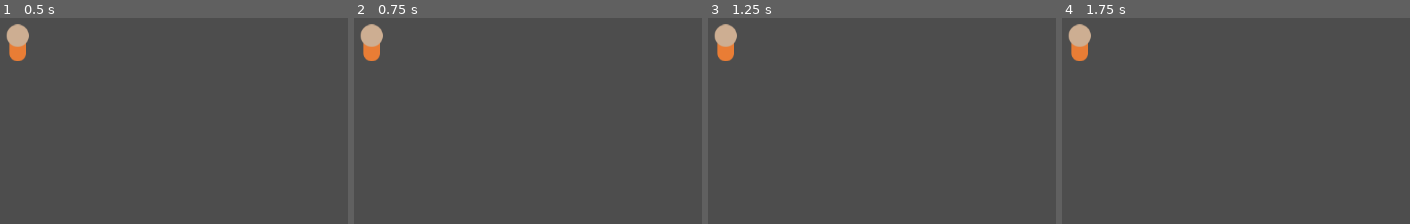
Above: before the commit, frames 1-4 (left to right).
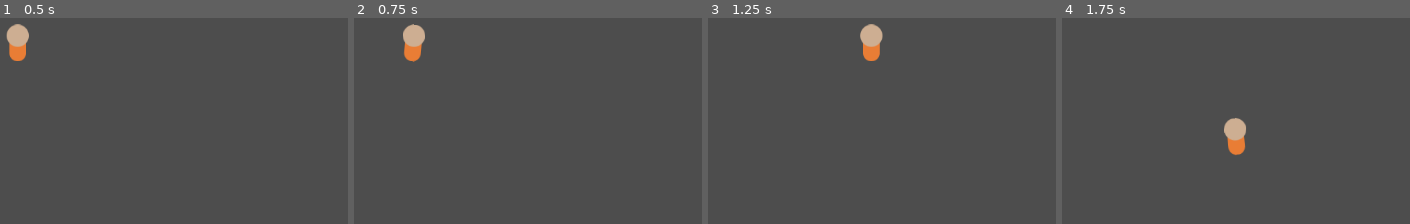
Above: after the commit, the same moments.

Repository: illogicalapple/archipelinaut-3
Game: Godot game, scene res://mods/core_player/res/objects/player.tscn
The game is run twice, just before and just after one commit, with the same random seed, the same clock (stepped at 60 frames per second) and the same inputs. The project has no main scene, so this scene is started directly.
Inputs:
- Up to frame 1 (0.5 s): no input
- Up to frame 2 (0.75 s): tap Enter at 0.5 s; hold D (move_right, bound only after the commit) from 0.53 s (still down)
- Up to frame 3 (1.25 s): keep holding D (move_right, bound only after the commit)
- Up to frame 4 (1.75 s): release D (move_right, bound only after the commit) at 1.28 s; hold S (move_down, bound only after the commit) from 1.28 s (still down)

Frame 1 is identical in both runs. In frame 2, 1.8% of the frame differs, in the area x 1-21%, y 2-22%; in frame 3, 1.8%; in frame 4, 1.8%.
Error before the commit: Invalid assignment of property or key 'core_vfx:movement' with value of type 'Node' on a base object of type 'Dictionary[StringName, Utility]'. (res://scripts/…

Commit message:
finish up mods

Diff:
--- a/mods/core_player/res/objects/player.gd
+++ b/mods/core_player/res/objects/player.gd
@@ -1,8 +1,15 @@
 extends CharacterBody2D
 
-@onready var utils = UtilLoader.new([&"core_vfx:movement"], $Sprite2D).utils
+@export var SPEED = 300.0
+@onready var utils = UtilLoader.new([&"core_vfx:movement"], self).utils
 
 var movement_anim
 
 func _ready() -> void:
 	movement_anim = utils[&"core_vfx:movement"]
+
+func _process(delta: float) -> void:
+	var direction = Input.get_vector("move_left", "move_right", "move_up", "move_down").normalized()
+	velocity = direction * SPEED
+	movement_anim.is_moving = velocity != Vector2.ZERO
+	move_and_slide()
--- a/mods/core_player/res/objects/player.tscn
+++ b/mods/core_player/res/objects/player.tscn
@@ -6,6 +6,6 @@
 [node name="Player" type="CharacterBody2D"]
 script = ExtResource("1_ne8d8")
 
-[node name="Sprite2D" type="Sprite2D" parent="."]
+[node name="Sprite" type="Sprite2D" parent="."]
 position = Vector2(275, 101)
 texture = ExtResource("1_b0coh")
--- a/mods/core_vfx/utils/movement.gd
+++ b/mods/core_vfx/utils/movement.gd
@@ -5,6 +5,8 @@
 	set(new_speed_scale):
 		speed_scale = new_speed_scale
 		_movement_tween.set_speed_scale(speed_scale)
+
+@export var waddle_intensity: float = 5
 
 ## Change this value to toggle waddling animation.
 var is_moving: bool = false: set = set_moving
@@ -15,10 +17,11 @@
 		.set_speed_scale(speed_scale) \
 		.set_ease(Tween.EASE_IN_OUT) \
 		.set_trans(Tween.TRANS_CUBIC) \
-		.set_loops() \
-		.tween_property((_target as Node2D), "rotation_degrees", 10, 0.2) \
-		.tween_property((_target as Node2D), "rotation_degrees", -10, 0.2)
-#	_movement_tween.pause()
+		.set_loops()
+
+	_movement_tween.tween_property(_target.get_node("Sprite"), "rotation_degrees", waddle_intensity, 0.2)
+	_movement_tween.tween_property(_target.get_node("Sprite"), "rotation_degrees", - waddle_intensity, 0.2)
+	_movement_tween.pause()
 
 func set_moving(new_moving: bool = true) -> void:
 	if is_moving == new_moving: return
@@ -26,11 +29,13 @@
 
 	if not _movement_tween: return
 	if is_moving:
-		return _movement_tween.start()
+		_movement_tween.play()
+		return
+
 	# else:
 	_movement_tween.pause()
 	var reset_tw = get_tree().create_tween() \
 		.set_speed_scale(speed_scale) \
 		.set_ease(Tween.EASE_IN_OUT) \
-		.set_trans(Tween.TRANS_CUBIC) \
-		.tween_property((_target as Node2D), "rotation_degrees", 0, 0.2)
+		.set_trans(Tween.TRANS_CUBIC)
+	reset_tw.tween_property((_target as Node2D), "rotation_degrees", 0, 0.2)
--- a/project.godot
+++ b/project.godot
@@ -13,3 +13,26 @@
 config/name="archipelinaut 3"
 config/features=PackedStringArray("4.4")
 config/icon="res://icon.png"
+
+[input]
+
+move_up={
+"deadzone": 0.5,
+"events": [Object(InputEventKey,"resource_local_to_scene":false,"resource_name":"","device":-1,"window_id":0,"alt_pressed":false,"shift_pressed":false,"ctrl_pressed":false,"meta_pressed":false,"pressed":false,"keycode":0,"physical_keycode":87,"key_label":0,"unicode":119,"location":0,"echo":false,"script":null)
+]
+}
+move_down={
+"deadzone": 0.5,
+"events": [Object(InputEventKey,"resource_local_to_scene":false,"resource_name":"","device":-1,"window_id":0,"alt_pressed":false,"shift_pressed":false,"ctrl_pressed":false,"meta_pressed":false,"pressed":false,"keycode":0,"physical_keycode":83,"key_label":0,"unicode":115,"location":0,"echo":false,"script":null)
+]
+}
+move_left={
+"deadzone": 0.5,
+"events": [Object(InputEventKey,"resource_local_to_scene":false,"resource_name":"","device":-1,"window_id":0,"alt_pressed":false,"shift_pressed":false,"ctrl_pressed":false,"meta_pressed":false,"pressed":false,"keycode":0,"physical_keycode":65,"key_label":0,"unicode":97,"location":0,"echo":false,"script":null)
+]
+}
+move_right={
+"deadzone": 0.5,
+"events": [Object(InputEventKey,"resource_local_to_scene":false,"resource_name":"","device":-1,"window_id":0,"alt_pressed":false,"shift_pressed":false,"ctrl_pressed":false,"meta_pressed":false,"pressed":false,"keycode":0,"physical_keycode":68,"key_label":0,"unicode":100,"location":0,"echo":false,"script":null)
+]
+}
--- a/scripts/util_loader.gd
+++ b/scripts/util_loader.gd
@@ -8,13 +8,14 @@
 ## Loads utilities. Input: Array of Strings with the format: "[mod]:[util]". Example: epic_mod:cool_utility
 func _init(util_list: Array[StringName], target: Node) -> void:
 	for util in util_list:
-		var mod_node = Utility.new(target)
+		var mod_node = Utility.new()
 		mod_node.name = util
-		mod_node.set_script(_load_util(util, target))
+		mod_node.set_script(_load_util(util))
+		mod_node._target = target
 		target.add_child(mod_node)
 		utils[util] = mod_node
 
-func _load_util(util_name: StringName, target: Node) -> Script:
+func _load_util(util_name: StringName) -> Script:
 	var util_script: Script
 	if cached_utils.has(util_name):
 		util_script = cached_utils[util_name]
--- a/scripts/utility.gd
+++ b/scripts/utility.gd
@@ -2,8 +2,5 @@
 
 var _target: Node
 
-func _init(target: Node) -> void:
-	_target = target
-
 func get_target() -> Node:
 	return _target
